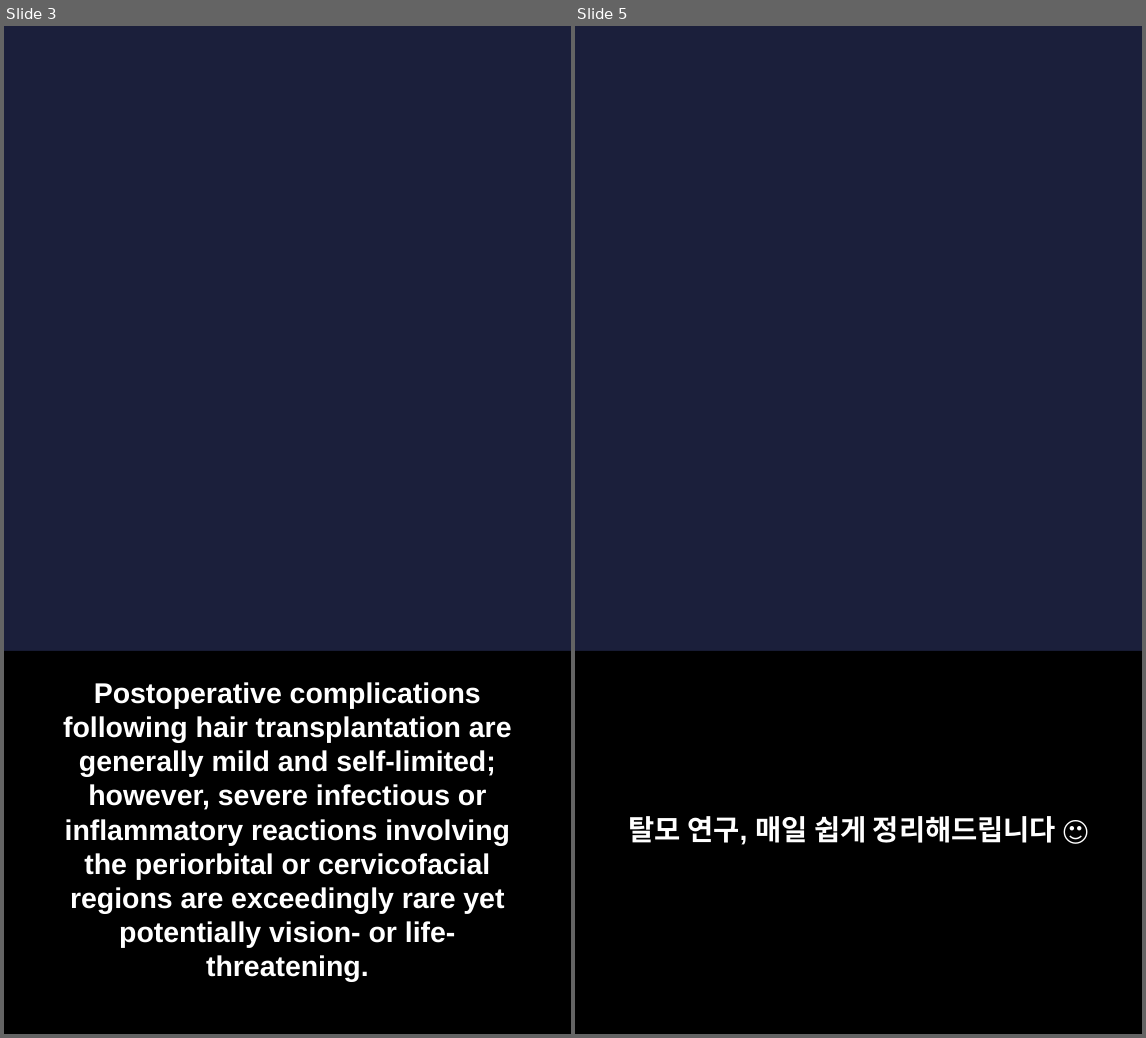
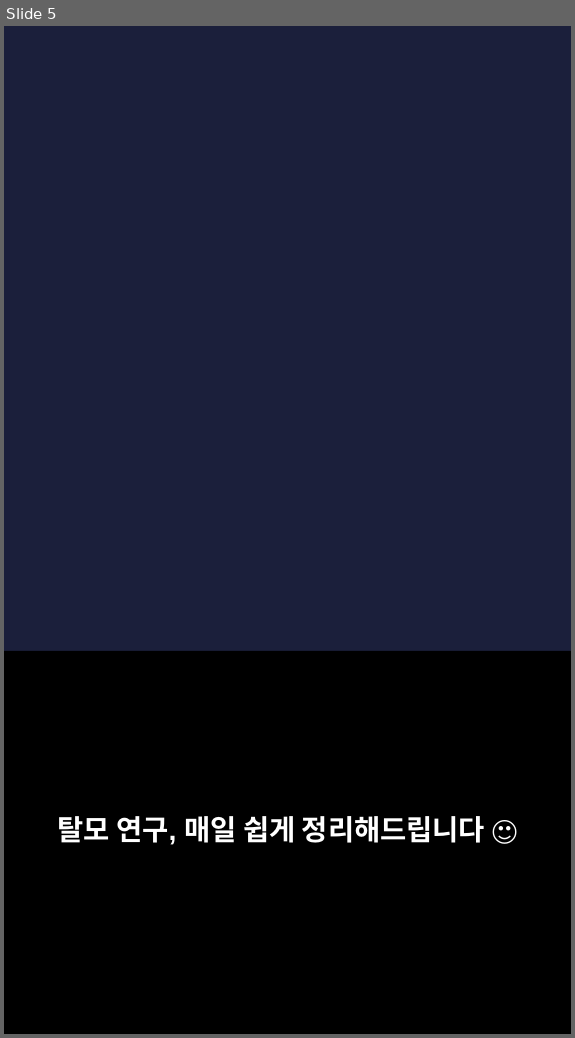
Before and after one commit to hyokang2010-BJ-ANTH/product-builder-test, a slide deck: pwa/data/latest/slides.pptx. Shown side by side, each under a label of ours: slides 3 and 5 before the commit, slide 5 after it; the slides between them are not shown. The pictures are 1146x1038 and 575x1038 pixels, drawn with LibreOffice and Linux fonts; fonts in the diff are those of the drawing; background and template pictures are left out. Boxes give left, top, right and bottom in pixels: in the first picture for what was removed or moved away, otherwise in the second. Text is boxed around its words. In the diff, an @@ line names an element or a change of style, - is before the commit and + after.

```diff
--- a/pwa/data/latest/slides.pptx
+++ b/pwa/data/latest/slides.pptx
@@ slide 3 removed at bbox=[4, 26, 571, 1034], background picture (left out) @@
@@ rectangle removed at bbox=[4, 651, 571, 1033] @@
@@ text removed at bbox=[63, 682, 512, 982] @@
-Postoperative complications following hair transplantation are generally mild and self-limited; however, severe infectious or inflammatory reactions involving the periorbital or cervicofacial regions are exceedingly rare yet potentially vision- or life-threatening.
```
Also in this commit, not shown: 2 slides changed, 5 slides added, 4 other slides removed, 26 other files.
